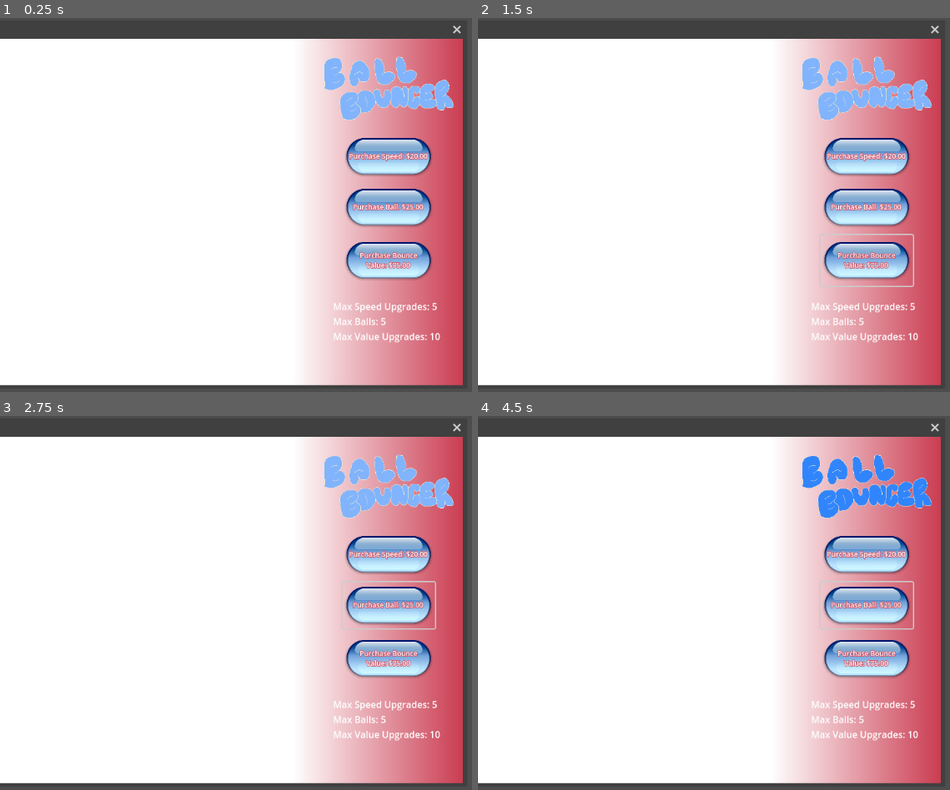
Above: before the commit, frames 1-4 (two rows, left to right).
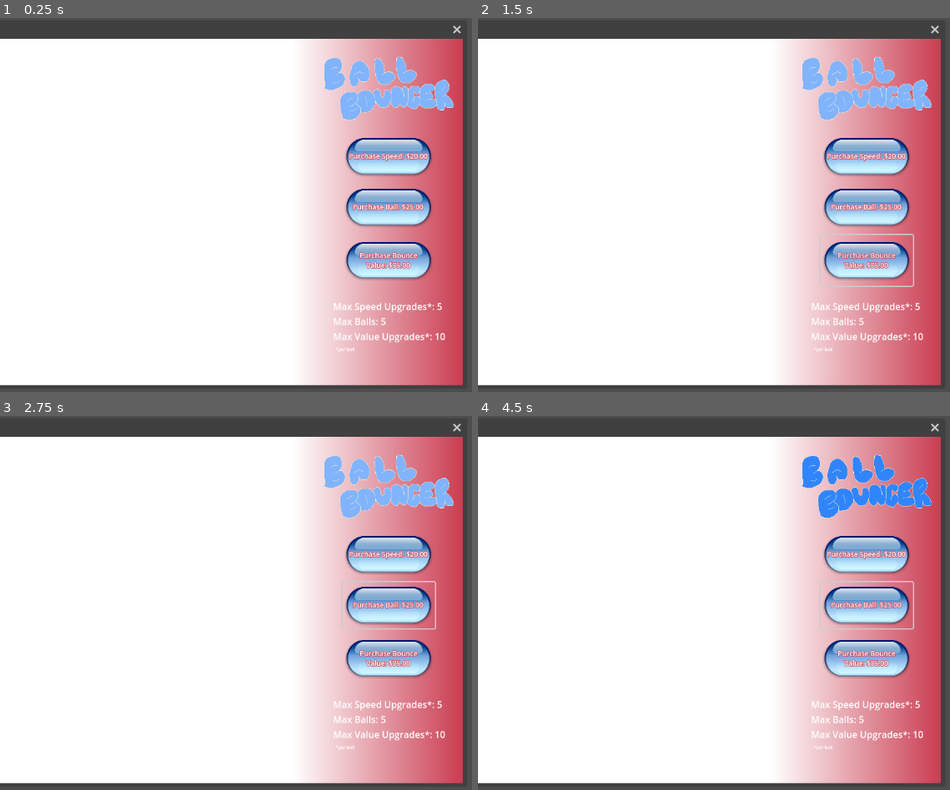
Above: after the commit, the same moments.

Repository: zsmitty2020/SSUFamJam25
Game: Godot game, scene res://Windows/Ball_Bouncer/Ball_Bouncer.tscn
Two runs of this game, one before a commit and one after it. Both use one fixed random seed, a clock stepped at 60 frames per second and the inputs below. This scene is started directly instead of the project's main scene.
Inputs:
- Up to frame 1 (0.25 s): no input
- Up to frame 2 (1.5 s): click "Purchase Speed: $20.00" at 0.5 s; click "Purchase Bounce Value: $75.00" at 1.25 s
- Up to frame 3 (2.75 s): click "Purchase Ball: $25.00" at 2 s
- Up to frame 4 (4.5 s): tap Enter at 2.75 s; hold D (blackoutRight) 2.78-3.53 s; tap Space (flappy_fly_jump) at 3.02, 3.32, 3.77, 4.07, 4.25 s; hold S (blackoutDown) 3.53-4.28 s; hold D (blackoutRight) from 4.28 s (still down)

The runs differ from the first frame. In frame 1, 0.1% of the frame differs, in the area x 71-95%, y 76-90%; in frame 2, 0.1%; in frame 3, 0.1%; in frame 4, 0.1%.

Commit message:
made upgrade amounts in ball bouncer global

Diff:
--- a/ssu-fam-jam-game-godot-project/Windows/Ball_Bouncer/Ball.gd
+++ b/ssu-fam-jam-game-godot-project/Windows/Ball_Bouncer/Ball.gd
@@ -1,11 +1,8 @@
 extends Area2D
 
 var screen_size
-var speed_upgrade_amount = 0
-var value_upgrade_amount = 0
+@export var speed = 0.75
 
-@export var speed = 0.75
-var bounce_value = 0.05
 
 func _on_ball_ready() -> void:
 	position.x = randi_range(10,320)
@@ -22,22 +19,22 @@
 	if position.x > 490:
 		position.x = 490
 		dx *= -1
-		GlobalData.balance += bounce_value
+		GlobalData.balance += GlobalData.bounce_value
 
 	if position.x < 0:
 		position.x = 0
 		dx *= -1
-		GlobalData.balance += bounce_value
+		GlobalData.balance += GlobalData.bounce_value
 
 	if position.y > screen_size.y:
 		position.y = screen_size.y
 		dy *= -1
-		GlobalData.balance += bounce_value
+		GlobalData.balance += GlobalData.bounce_value
 
 	if position.y < 0:
 		position.y = 0
 		dy *= -1
-		GlobalData.balance += bounce_value
+		GlobalData.balance += GlobalData.bounce_value
 	rotation_degrees = rad_to_deg(atan2(-dy, dx))
 	position = position.clamp(Vector2.ZERO, screen_size)
 	GlobalData.balance = snappedf(GlobalData.balance,0.01)
--- a/ssu-fam-jam-game-godot-project/Windows/Ball_Bouncer/Ball_Bouncer.tscn
+++ b/ssu-fam-jam-game-godot-project/Windows/Ball_Bouncer/Ball_Bouncer.tscn
@@ -143,9 +143,22 @@
 anchor_bottom = 0.910299
 offset_right = 68.0
 pivot_offset = Vector2(88, 47.99997)
-text = "Max Speed Upgrades: 5
+text = "Max Speed Upgrades*: 5
 Max Balls: 5
-Max Value Upgrades: 10"
+Max Value Upgrades*: 10"
+metadata/_edit_use_anchors_ = true
+
+[node name="Label2" type="Label" parent="TextureRect"]
+layout_mode = 1
+anchors_preset = -1
+anchor_left = 0.6633663
+anchor_top = 0.84385383
+anchor_right = 0.6633663
+anchor_bottom = 0.89700997
+offset_right = 68.0
+scale = Vector2(0.5, 0.5)
+pivot_offset = Vector2(88, 47.99997)
+text = "*per ball"
 metadata/_edit_use_anchors_ = true
 
 [connection signal="close_requested" from="." to="TextureRect" method="_on_ball_bouncer_close_requested"]
--- a/ssu-fam-jam-game-godot-project/Windows/Ball_Bouncer/ball_bouncer.gd
+++ b/ssu-fam-jam-game-godot-project/Windows/Ball_Bouncer/ball_bouncer.gd
@@ -2,17 +2,21 @@
 
 var balls = preload("res://Windows/Ball_Bouncer/ball.tscn")
 
-
+func _ready() -> void:
+	for i in GlobalData.ball_amount:
+		create_ball()
+	for i in $sack.get_children():
+		for j in GlobalData.speed_upgrade_amount:
+			i.speed += 0.75
 
 func _process(_delta: float) -> void:
-
 	$Purchase/PurchaseBallButton.text = "Purchase Ball: $" + "%.2f"%GlobalData.create_ball_price
 	$Purchase/PurchaseSpeedButton.text = "Purchase Speed: $" + "%.2f"%GlobalData.speed_price
 	$Purchase/PurchaseBounceValueButton.text = "Purchase Bounce \nValue: $" + "%.2f"%GlobalData.bounce_value_price
 
 func _on_ball_bouncer_close_requested() -> void:
 	GlobalData.open_tabs.erase("ballbouncer")
-	get_parent().queue_free()
+	get_parent().hide()
 
 func create_ball():
 	var spawn_balls = balls.instantiate()
@@ -28,19 +32,19 @@
 
 func _on_purchase_speed_button_pressed() -> void:
 	for i in $sack.get_children():
-		if i.speed_upgrade_amount < 5:
+		if GlobalData.speed_upgrade_amount < 5:
 			if GlobalData.balance >= GlobalData.speed_price:
 				GlobalData.balance -= GlobalData.speed_price
 				i.speed += 0.75
-				i.speed_upgrade_amount += 1
+				GlobalData.speed_upgrade_amount += 1
 				GlobalData.speed_price += 45.0
 
 
 func _on_purchase_bounce_value_button_pressed() -> void:
 	for i in $sack.get_children():
-		if i.value_upgrade_amount < 10:
+		if GlobalData.value_upgrade_amount < 10:
 			if GlobalData.balance >= GlobalData.bounce_value_price:
 				GlobalData.balance -= GlobalData.bounce_value_price
-				i.bounce_value += 0.05
-				i.value_upgrade_amount += 1
+				GlobalData.bounce_value += 0.05
+				GlobalData.value_upgrade_amount += 1
 				GlobalData.bounce_value_price += 95.0
--- a/ssu-fam-jam-game-godot-project/global_data.gd
+++ b/ssu-fam-jam-game-godot-project/global_data.gd
@@ -41,7 +41,9 @@
 var speed_price = 20.0
 var bounce_value_price = 75.0
 var ball_amount = 0
-
+var speed_upgrade_amount = 0
+var value_upgrade_amount = 0
+var bounce_value = 0.05
 
 
 func _ready():
